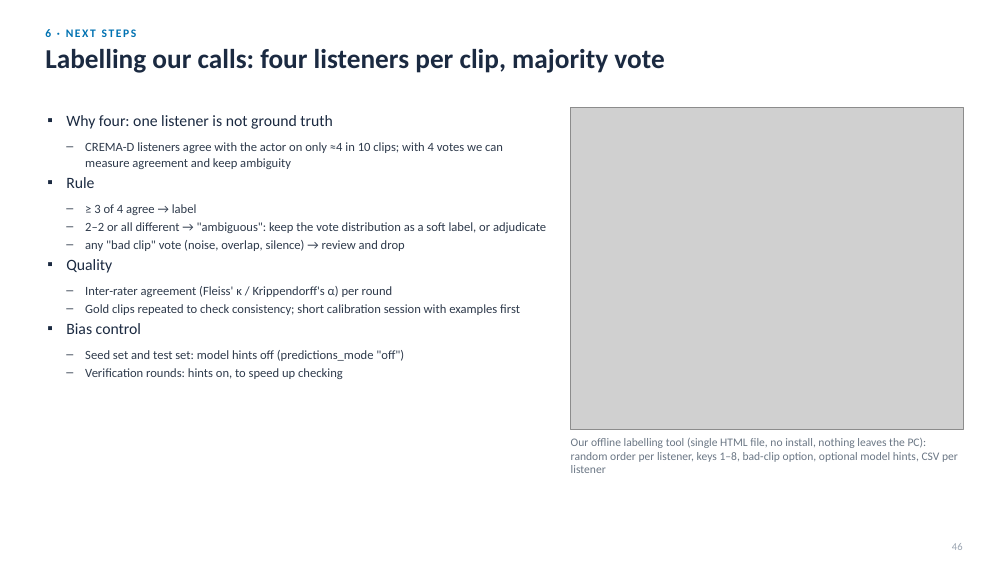
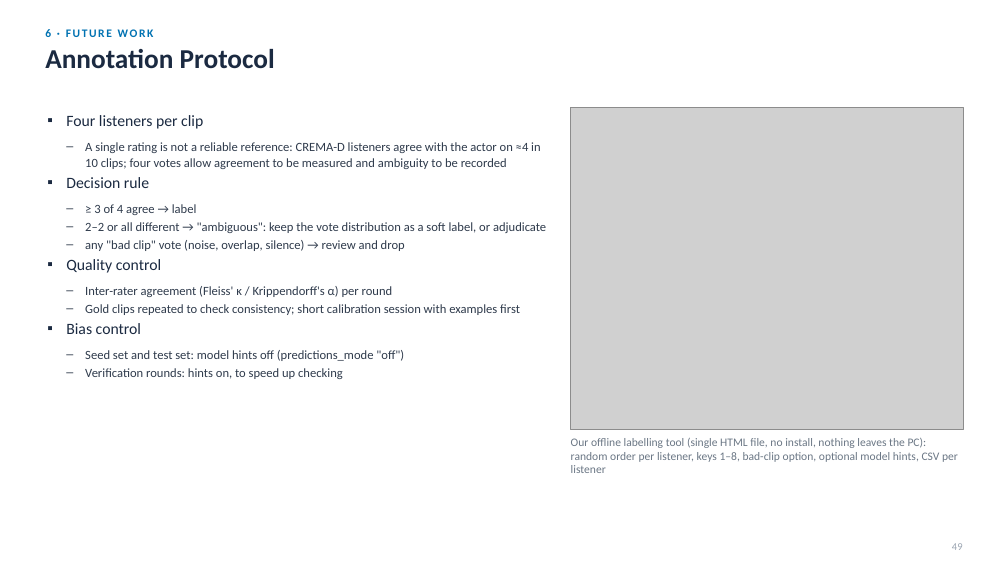
Before and after one commit to Davidlequnchen/emotion_recognition, a slide deck: slide 50 of emotion_recognition/presentation/SER_evaluation.pptx (slide 47 before the commit). Drawn at 1008x567 pixels with LibreOffice and Linux fonts; fonts in the diff are those of the drawing; grey boxes stand for pictures. Boxes give left, top, right and bottom in pixels: in the first picture for what was removed or moved away, otherwise in the second. Text is boxed around its words. In the diff, an @@ line names an element or a change of style, - is before the commit and + after.

```diff
--- a/emotion_recognition/presentation/SER_evaluation.pptx
+++ b/emotion_recognition/presentation/SER_evaluation.pptx
@@ text at [45,29,154,37]: text changed @@
-6 · NEXT STEPS
+6 · FUTURE WORK
@@ text at [45,49,275,69]: text changed @@
-Labelling our calls: four listeners per clip, majority vote
+Annotation Protocol
@@ text at [66,115,540,188]: text changed @@
-▪ Why four: one listener is not ground truth
-  – CREMA-D listeners agree with the actor on only ≈4 in 10 clips; with 4 votes we can measure agreement and keep ambiguity
-▪ Rule
+▪ Four listeners per clip
+  – A single rating is not a reliable reference: CREMA-D listeners agree with the actor on ≈4 in 10 clips; four votes allow agreement to be measured and ambiguity to be recorded
+▪ Decision rule
@@ text at [66,259,161,273]: text changed @@
-▪ Quality
+▪ Quality control
```
Also in this commit, not shown: 46 other slides changed, 9 slides added, 5 slides removed, 42 other files.
